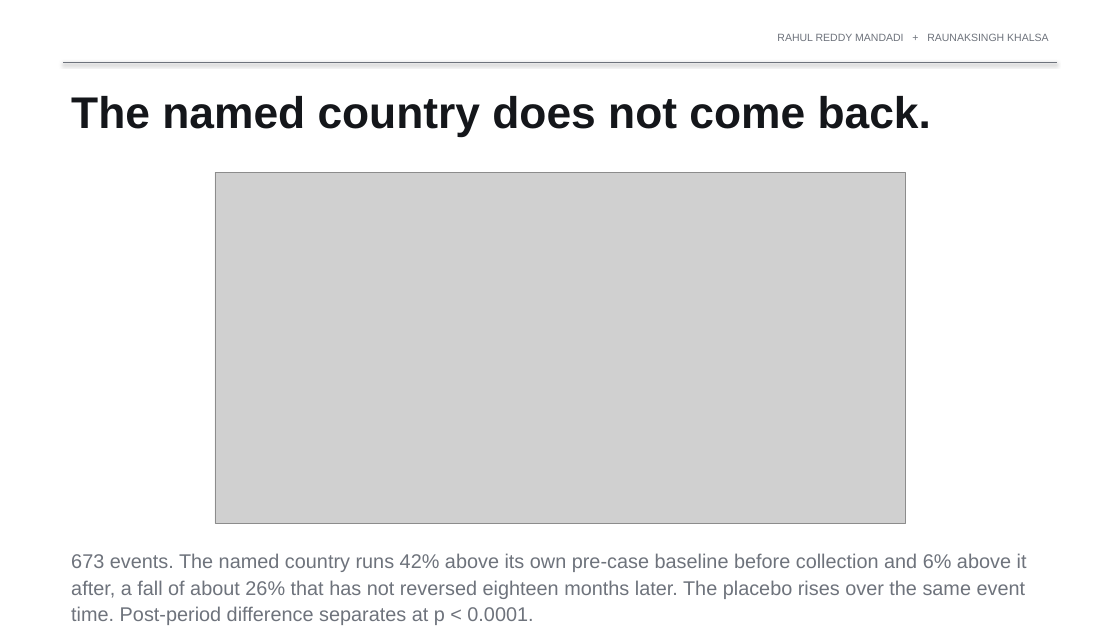
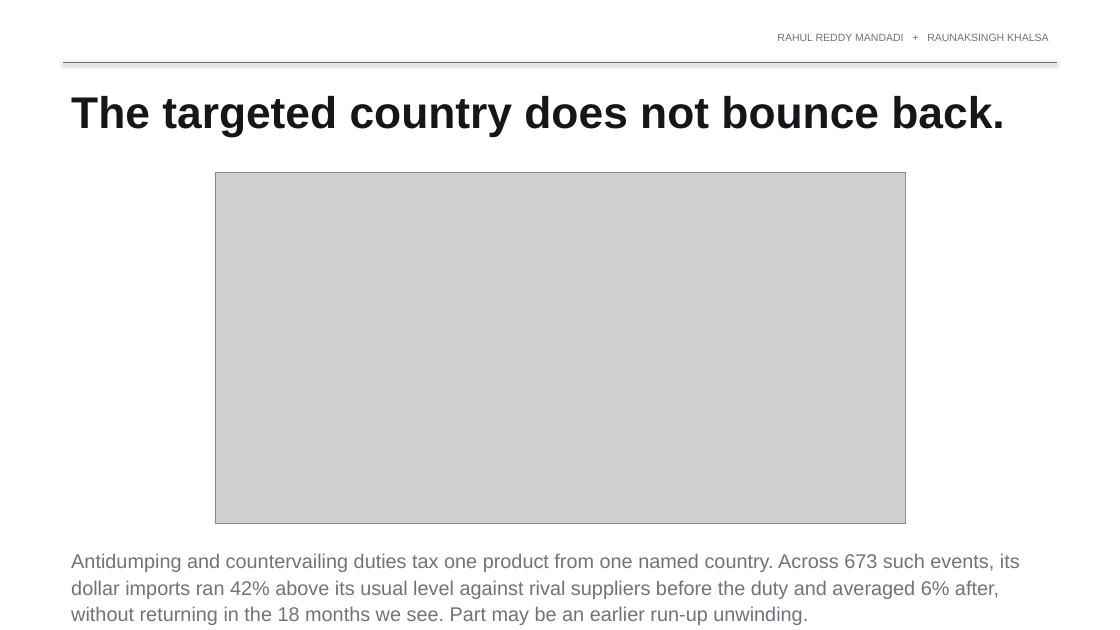
Before and after one commit to rahul-mandadi/tariff-rush, a slide deck: slide 6 of slides/Mandadi_Khalsa_Presentation2.pptx (slide 7 before the commit). Drawn at 1120x630 pixels with LibreOffice and Linux fonts; fonts in the diff are those of the drawing; grey boxes stand for pictures. Boxes give left, top, right and bottom in pixels: in the first picture for what was removed or moved away, otherwise in the second. Text is boxed around its words. In the diff, an @@ line names an element or a change of style, - is before the commit and + after.

```diff
--- a/slides/Mandadi_Khalsa_Presentation2.pptx
+++ b/slides/Mandadi_Khalsa_Presentation2.pptx
@@ text at (71, 96, 1004, 136): text changed @@
-The named country does not come back.
+The targeted country does not bounce back.
@@ text at (71, 553, 1020, 625): text changed @@
-673 events. The named country runs 42% above its own pre-case baseline before collection and 6% above it after, a fall of about 26% that has not reversed eighteen months later. The placebo rises over the same event time. Post-period difference separates at p < 0.0001.
+Antidumping and countervailing duties tax one product from one named country. Across 673 such events, its dollar imports ran 42% above its usual level against rival suppliers before the duty and averaged 6% after, without returning in the 18 months we see. Part may be an earlier run-up unwinding.
```
Also in this commit, not shown: 3 other slides changed, 7 slides added, 5 slides removed, 6 other files.
